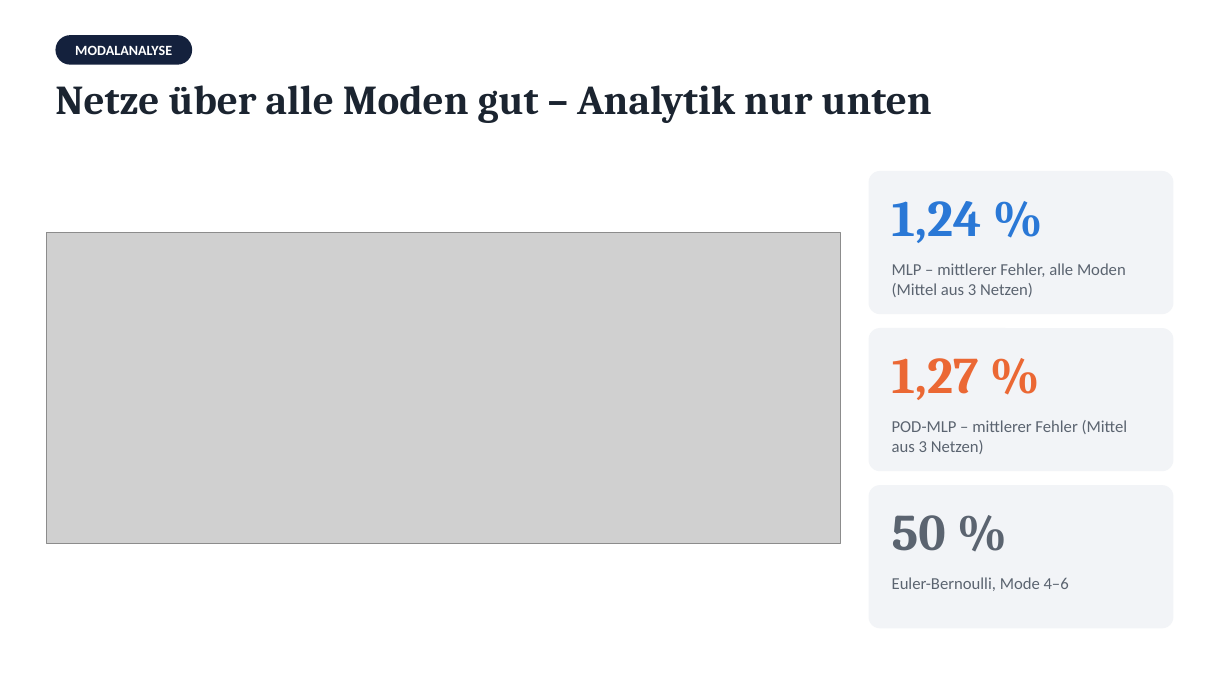
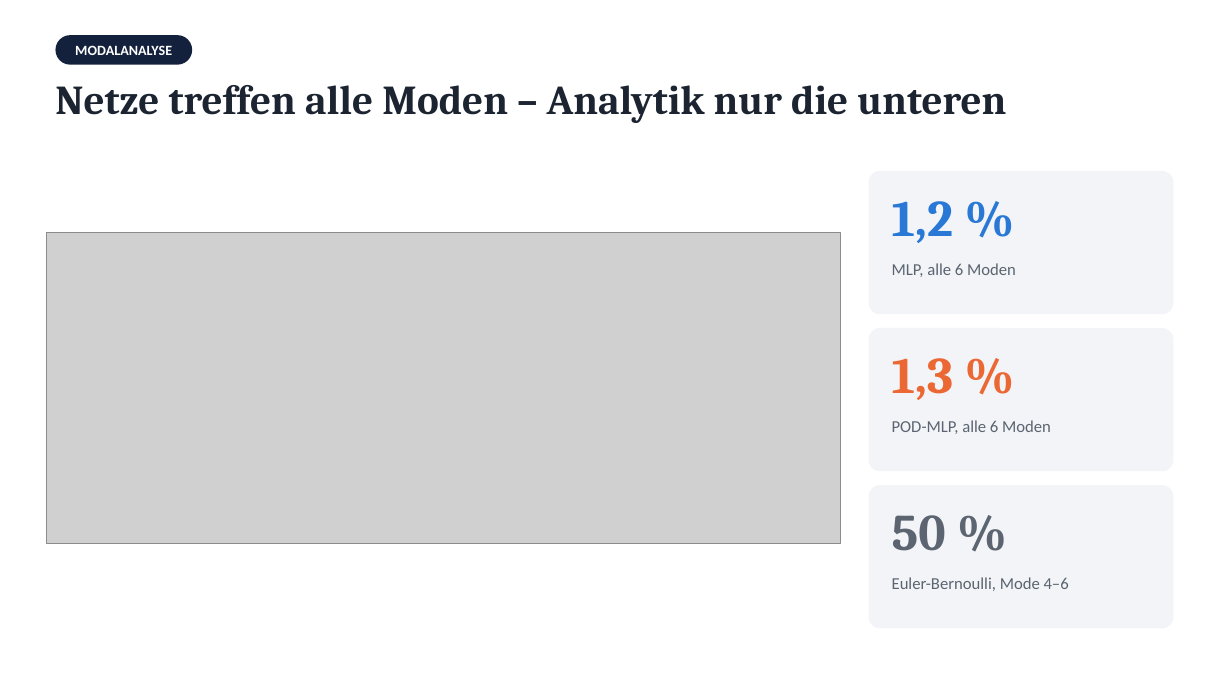
Before and after one commit to mircobuck/Seminar-I---Neuronale-Netz-als-Ersatzmodell-fuer-strukturmechanische-Berechnung, a slide deck: slide 5 of Praesentation/Vortrag_MLP_POD-MLP.pptx (slide 12 before the commit). Drawn at 1232x693 pixels with LibreOffice and Linux fonts; fonts in the diff are those of the drawing; grey boxes stand for pictures. Boxes give left, top, right and bottom in pixels: in the first picture for what was removed or moved away, otherwise in the second. Text is boxed around its words. In the diff, an @@ line names an element or a change of style, - is before the commit and + after.

```diff
--- a/Praesentation/Vortrag_MLP_POD-MLP.pptx
+++ b/Praesentation/Vortrag_MLP_POD-MLP.pptx
@@ text at [55,85,1006,123]: text changed @@
-Netze über alle Moden gut – Analytik nur unten
+Netze treffen alle Moden – Analytik nur die unteren
@@ text at [892,201,953,243]: text changed @@
-1,24 %
+1,2 %
@@ text at [892,263,1016,277]: text changed @@
-MLP – mittlerer Fehler, alle Moden (Mittel aus 3 Netzen)
+MLP, alle 6 Moden
@@ text at [892,358,953,400]: text changed @@
-1,27 %
+1,3 %
@@ text at [892,420,1051,434]: text changed @@
-POD-MLP – mittlerer Fehler (Mittel aus 3 Netzen)
+POD-MLP, alle 6 Moden
```
Also in this commit, not shown: 3 other slides changed, 2 slides added, 12 slides removed, 7 other files.
